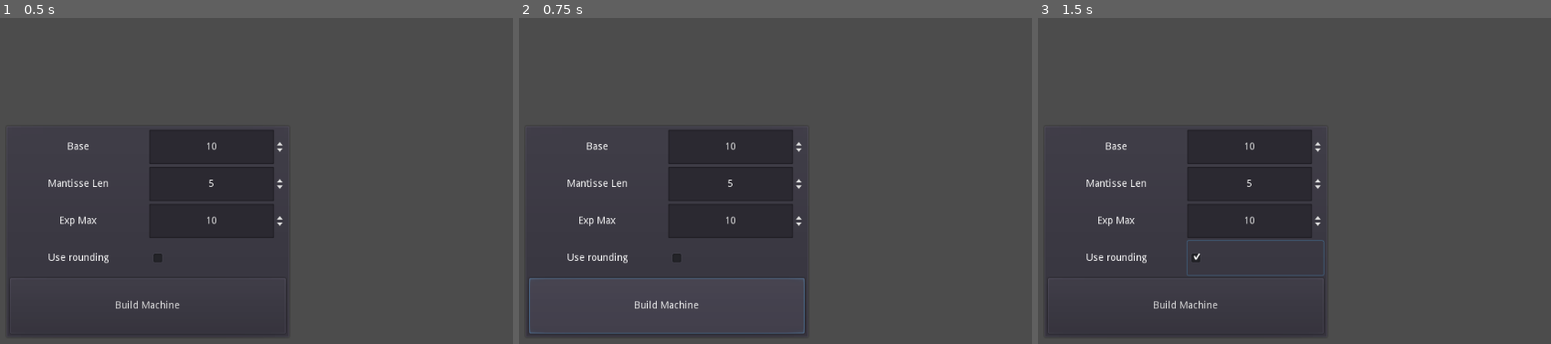
Above: before the commit, frames 1-3 (left to right).
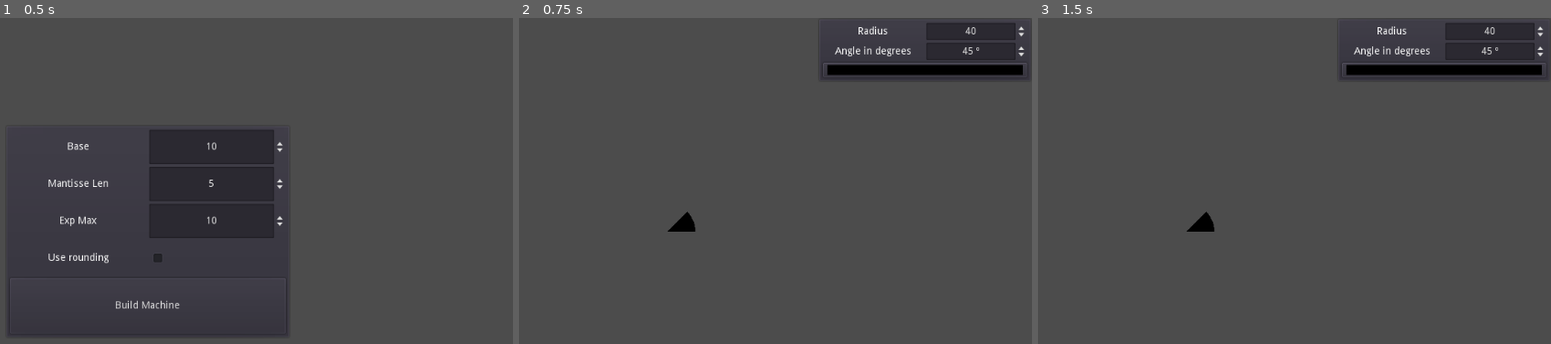
Above: after the commit, the same moments.

Repository: mhco0/TAAL
Game: Godot game, scene res://scenes/build_machine.tscn
Same seed, same stepped clock (60 frames per second), same inputs: the game is played once before the commit and once after it.
Inputs (mouse positions are in pixels of both pictures, inside the frame that each line leads up to):
- Up to frame 1 (0.5 s): no input
- Up to frame 2 (0.75 s): click "Build Machine" at 0.5 s
- Up to frame 3 (1.5 s): click (1253, 259) at 1.27 s

Frame 1 is identical in both runs. In frame 2, 13% of the frame differs, in the area x 1-100%, y 1-98%; in frame 3, 13%.

Commit message:
fixing cossine bug.

Diff:
--- a/scripts/arc_drawer.gd
+++ b/scripts/arc_drawer.gd
@@ -3,7 +3,7 @@
 var angle_to: float = 45 # The angle for the circunference based on the x axis
 var radius: float = 40 # The radius for the circunference
 var color: Color = Color(0.0, 0.0, 0.0) # The color for the circunference
-var nb_points: int = 5 # The number of points used on the circunference
+var nb_points: int = 10 # The number of points used on the circunference
 
 ##
 # @brief Drawing function. Made the draw of the circle
@@ -15,8 +15,8 @@
 ##
 # @brief Updates the draw of the circle
 ##
-func _process(delta):
-	update()
+#func _process(delta):
+	#update()
 
 ##
 # @brief Draws a Arc with the center on @p center, using radius @p radius, from\
@@ -30,24 +30,31 @@
 func draw_circle_arc(center: Vector2, radius: float, angle_from: float, angle_to: float, color: Color):
 	var machine: Machine = ProgramParameters.machine
 	var points_arc: PoolVector2Array = PoolVector2Array()
+	var points_by_machine: PoolVector2Array = PoolVector2Array()
 	points_arc.push_back(center)
+	points_by_machine.push_back(center)
 	var colors = PoolColorArray([color])
 
 	for i in range(nb_points + 1):
 		#print("Printing point: ", i)
 		var angle_point = deg2rad(angle_from + i * (angle_to - angle_from) / nb_points)
-		#print("rad: ", angle_point)
+		print("rad: ", angle_point)
 		var machine_cos = machine.machine_cos(angle_point)
 		var machine_sin = machine.machine_sin(angle_point)
-		machine_cos.print()
-		machine_sin.print()
+		#machine_cos.print()
+		#machine_sin.print()
 		var angle_cos: float = machine.to_float(machine_cos)
 		var angle_sin: float = machine.to_float(machine_sin)
-		#print("machine cos: ", angle_cos)
-		#print("machine sin: ", angle_sin)
-		points_arc.push_back(center + Vector2(angle_cos, angle_sin) * radius)
+		machine_cos.print()
+		print("machine cos: ", angle_cos)
+		print("machine sin: ", angle_sin)
+		points_by_machine.push_back(center + Vector2(angle_cos, angle_sin) * radius)
+		points_arc.push_back(center + Vector2(cos(angle_point), sin(angle_point)) * radius)
 
-	draw_polygon(points_arc, colors)
+	print(points_arc)
+	print(points_by_machine)
+	#draw_polygon(points_arc, colors)
+	draw_polygon(points_by_machine, colors)
 
 ##
 # @brief Sets the parameters for the circunference
@@ -59,3 +66,4 @@
 	radius = r
 	angle_to = angle
 	color = col
+	update()
--- a/scripts/machine.gd
+++ b/scripts/machine.gd
@@ -73,12 +73,12 @@
 	var mexp: int = n1._exp
 
 	for i in range(len(n1._mantisse)):
-		print("base: ", n1._base)
-		print("mantisse number: ", float(n1._mantisse[i]))
-		print("pow: ", pow(n1._base, mexp - 1))
-		print("mult: ", float(n1._mantisse[i]) * pow(n1._base, mexp - 1))
+		#print("base: ", n1._base)
+		#print("mantisse number: ", float(n1._mantisse[i]))
+		#print("pow: ", pow(n1._base, mexp - 1))
+		#print("mult: ", float(n1._mantisse[i]) * pow(n1._base, mexp - 1))
 		res += float(n1._mantisse[i]) * pow(n1._base, mexp - 1)
-		print("sum %d : %f "% [i, res] )
+		#print("sum %d : %f "% [i, res] )
 		mexp -= 1
 
 	if n1._sign:
@@ -235,7 +235,7 @@
 	var tsqr = mult(tpot, tpot)
 	var fat = represent(1)
 	var sum = represent(0)
-	for i in range(1, 10):
+	for i in range(1, 11):
 		if (i-1) % 2 == 0:
 			sum = add(sum, div(tpot, fat))
 		else:
@@ -248,18 +248,20 @@
 	return sum
 
 func machine_cos(n1: float) -> MachineNumber:
+	n1 = abs(n1)
 	var tpot = represent(n1)
 	var tsqr = mult(tpot, tpot)
 	tpot = represent(1)
 	var fat = represent(1)
 	var sum = represent(0)
-	for i in range(1, 10):
+	for i in range(1, 11):
 		#print(i, ": ")
-		if (i-1) % 2 == 0:
+		if (i - 1) % 2 == 0:
 			sum = add(sum, div(tpot, fat))
 		else:
 			sum = sub(sum, div(tpot, fat))
 		tpot = mult(tpot, tsqr)
-		fat = mult(fat, mult(represent(2*i - 1), represent(2*i)))
-		#sum.print()
+		fat = mult(fat, mult(represent(2*i-1), represent(2*i)))
+
+	sum.print()
 	return sum
--- a/scripts/ui/build_machine.gd
+++ b/scripts/ui/build_machine.gd
@@ -20,23 +20,23 @@
 	var machine: Machine = Machine.new(base, mantisse_len, expmax, use_rounding)
 
 	print("Count of representable numbers on machine: %d" % [machine.representable_elements()])
-	var n1 = machine.represent(21.0);
-	var n2 = machine.represent(-30.0);
-	n1.print()
-	n2.print()
-	var n3 = machine.mult(n1, n2)
-	n3.print()
+	#var n1 = machine.represent(21.0);
+	#var n2 = machine.represent(-30.0);
+	#n1.print()
+	#n2.print()
+	#var n3 = machine.mult(n1, n2)
+	#n3.print()
 
-	machine.mult(machine.represent(10), machine.represent(0)).print()
+	#machine.mult(machine.represent(10), machine.represent(0)).print()
 	#print(machine.to_float(machine.represent(3.14151617)))
 	#print(machine.to_float(machine.machine_cos(3.141516)))
 	#machine.machine_sin(3.14156).print()
 	#print("sin 2pi -> ", machine.to_float(machine.machine_sin(2 * 3.141516)))
 	#print("sin pi -> ", machine.to_float(machine.machine_sin(3.141516)))
 	#print("sin pi/2 -> ", machine.to_float(machine.machine_sin(3.141516 / 2)))
-	print("sin pi/3 -> ", machine.to_float(machine.machine_sin(3.141516 / 3)))
-	print("cos pi/3 -> ", machine.to_float(machine.machine_cos(3.141516 / 3)))
+	#print("sin pi/3 -> ", machine.to_float(machine.machine_sin(3.141516 / 3)))
+	#print("cos pi/3 -> ", machine.to_float(machine.machine_cos(3.141516 / 3)))
 	#print("sin pi/4 -> ", machine.to_float(machine.machine_sin(3.141516 / 4)))
 
-	#ProgramParameters.set_machine(machine)
-	#get_tree().change_scene("res://scenes/machine_circle_calc.tscn")
+	ProgramParameters.set_machine(machine)
+	get_tree().change_scene("res://scenes/machine_circle_calc.tscn")
